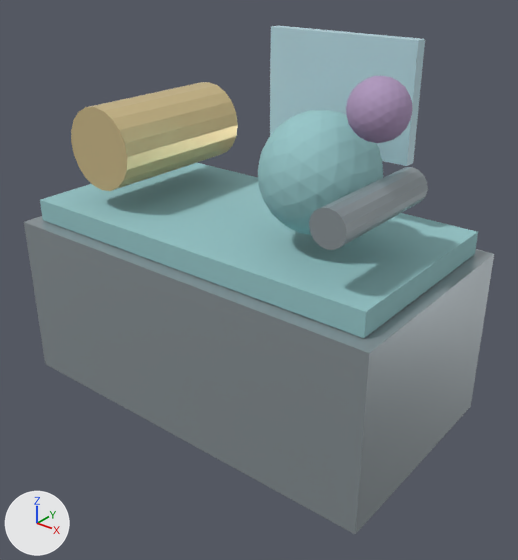
An edit to the glTF model public/builder-assets/openlife/future_workbench.glb, drawn before and after from the same camera.
Camera for both pictures: a 50 mm lens placed at (2.08, -2.51, 2.2), pointed at (0.11, -0.05, 0.68). Lighting does not change. The marker at lower left points along +X, +Y and +Z. The older version comes first. Where no turn or scale is listed for an object, it has been applied to the vertices.

In view in the first picture: 'part_00', 'part_01', 'part_02', 'part_03', 'part_04', 'part_05', 'part_06'.
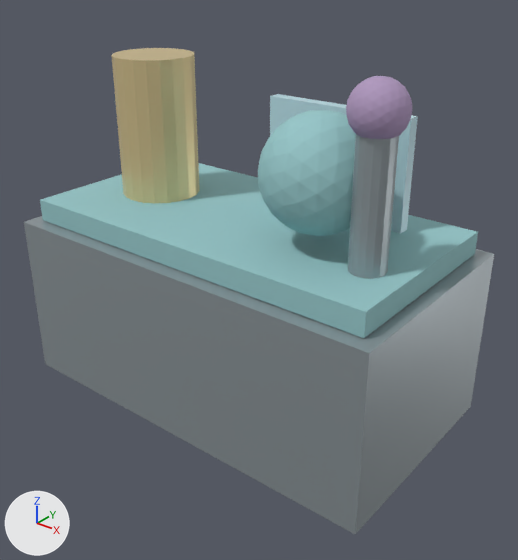
Boxes [x1, y1, x2, y2] around the edits, measured in the pictures (518 x 560 px):
'part_02', moved, turned: before [71, 82, 238, 191]; after [112, 48, 200, 203]
'part_04', moved: before [270, 26, 425, 166]; after [270, 94, 418, 234]
'part_05', moved, turned: before [309, 167, 428, 250]; after [348, 134, 399, 279]

The change, as a list of edits to the scene's bpy script:
```text
Change ob_part_02:
    ob_part_02.location: (0.0, 0.0, 0.0) -> (0.0, 1.28, 1.28)
    ob_part_02.rotation_euler: (0.0, 0.0, 0.0) -> (1.571, 0.0, 0.0)  # degrees (0, 0, 0) -> degrees (90, 0, 0)
Change ob_part_04:
    ob_part_04.location: (0.0, 0.0, 0.0) -> (0.0, 0.0, -0.315)
Change ob_part_05:
    ob_part_05.location: (0.0, 0.0, 0.0) -> (0.0, 1.07, 1.43)
    ob_part_05.rotation_euler: (0.0, 0.0, 0.0) -> (1.571, 0.0, 0.0)  # degrees (0, 0, 0) -> degrees (90, 0, 0)
```
